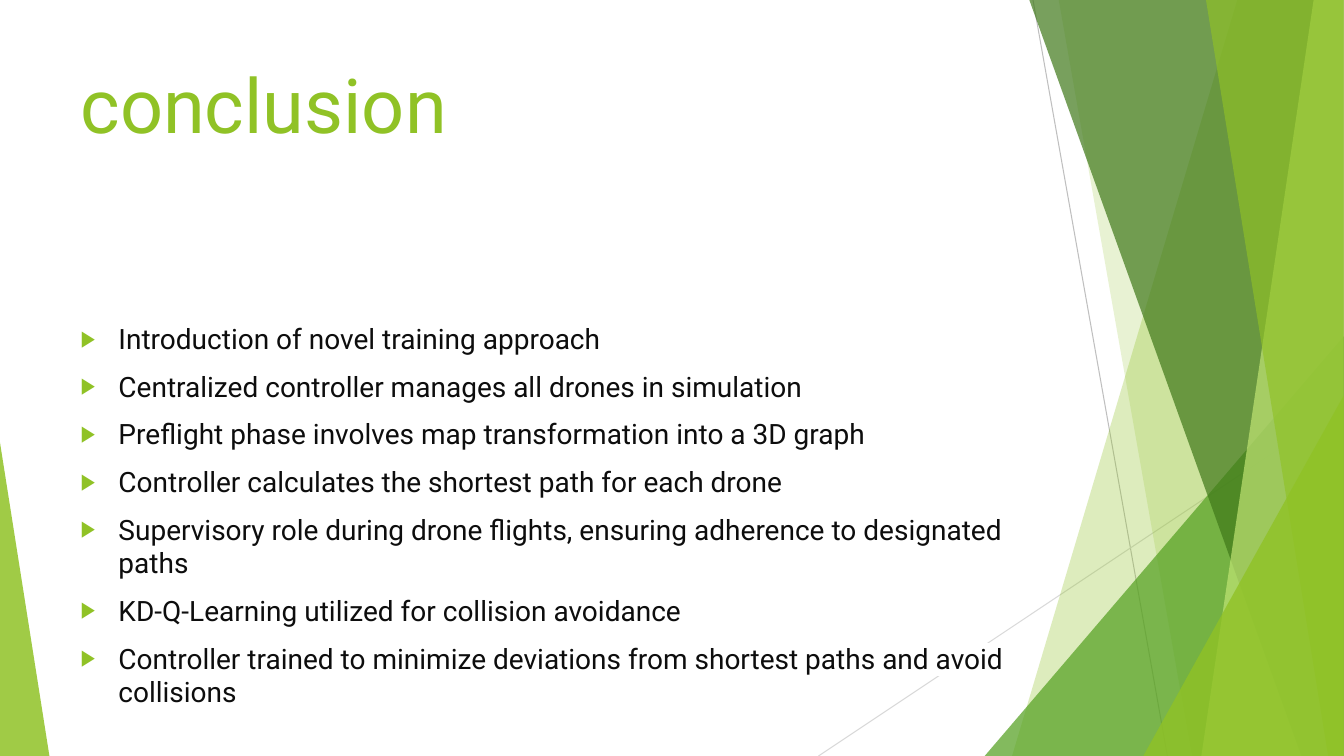
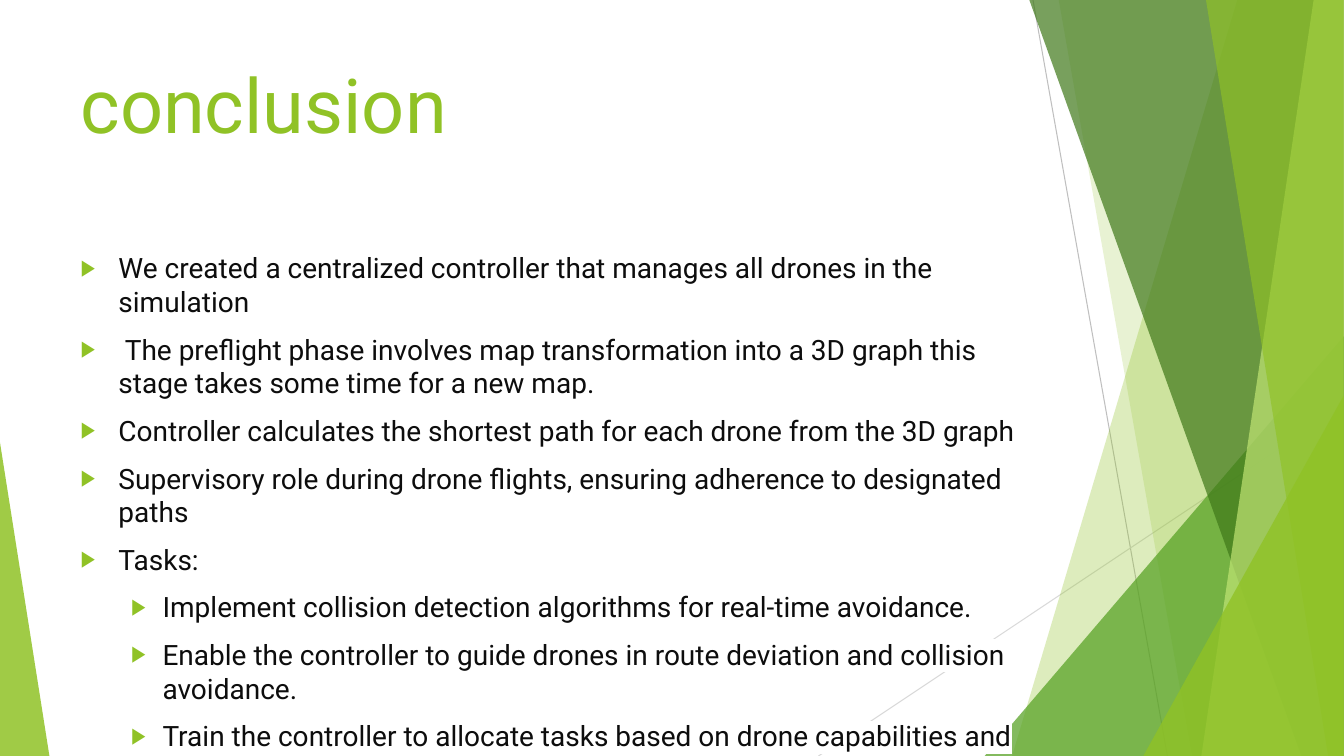
Before and after one commit to ShAssaf/DroneSim, a slide deck: slide 9 of Docs/Project_601.pptx. Drawn at 1344x756 pixels with LibreOffice and Linux fonts; fonts in the diff are those of the drawing. Boxes give left, top, right and bottom in pixels: in the first picture for what was removed or moved away, otherwise in the second. Text is boxed around its words. In the diff, an @@ line names an element or a change of style, - is before the commit and + after.

```diff
--- a/Docs/Project_601.pptx
+++ b/Docs/Project_601.pptx
@@ text "We created a centralized controller ...": place and size @@
-text "We created a centralized controller ..." at (118, 327, 1003, 703)
+text "We created a centralized controller ..." at (118, 257, 1014, 752)
@@ text at (118, 257, 1014, 447): text changed @@
-▶ Introduction of novel training approach
-▶ Centralized controller manages all drones in simulation
-▶ Preflight phase involves map transformation into a 3D graph
-▶ Controller calculates the shortest path for each drone
+▶ We created a centralized controller that manages all drones in the simulation
+▶ The preflight phase involves map transformation into a 3D graph this stage takes some time for a new map.
+▶ Controller calculates the shortest path for each drone from the 3D graph
@@ text at (118, 549, 1012, 752): text changed @@
-▶ KD-Q-Learning utilized for collision avoidance
-▶ Controller trained to minimize deviations from shortest paths and avoid collisions
+▶ Tasks:
+  ▶ Implement collision detection algorithms for real-time avoidance.
+  ▶ Enable the controller to guide drones in route deviation and collision avoidance.
+  ▶ Train the controller to allocate tasks based on drone capabilities and task requirements.
```
Also in this commit, not shown: 1 other file.
